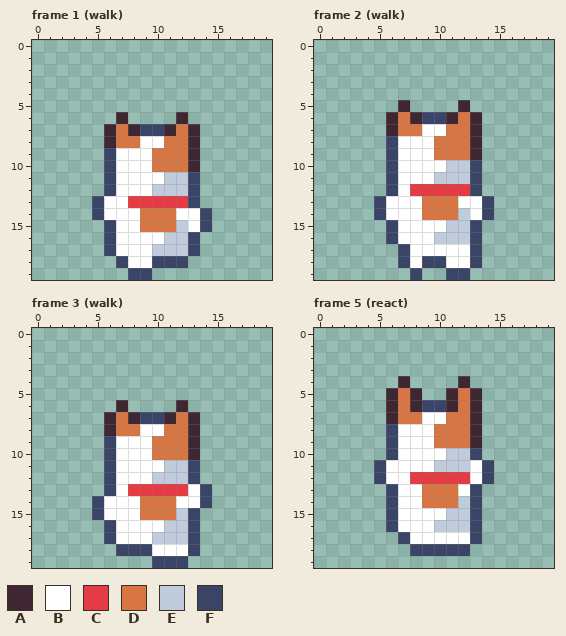
Two states of a pixel-art file, art/minis/dog-zippy@50.aseprite. This is how it looked before the edit.
20x20 pixels, 22 frames. Shown: frame 1 (walk), frame 2 (walk), frame 3 (walk), frame 5 (react). The commit also changed other frames, which this record leaves out.
Palette (. is transparent): A #3e2731  B #ffffff  C #e43b44  D #d77643  E #c0cbdc  F #3a4466
Pixels before, frame 1 (walk), first column x 5:
 6 ..A....A..
 7 .ADAFFADA.
 8 .ADDBBDDA.
 9 .FBBBDDDA.
10 .FBBBDDDA.
11 .FBBBBEEF.
12 .FBBBEEEF.
13 FBBCCCCCF.
14 FBBBDDDBBF
15 .FBBDDDEBF
16 .FBBBBEEF.
17 .FBBBEEEF.
18 ..FBBFFF..
19 ...FF.....
Pixels before, frame 2 (walk), first column x 5:
 5 ..A....A..
 6 .ADAFFADA.
 7 .ADDBBDDA.
 8 .FBBBDDDA.
 9 .FBBBDDDA.
10 .FBBBBEEF.
11 .FBBBEEEF.
12 .FBCCCCCF.
13 FBBBDDDBBF
14 FBBBDDDEBF
15 .FBBBBEEF.
16 .FBBBEEEF.
17 ..FBBBBBF.
18 ..FBFFBBF.
19 ...F..FF..
Pixels before, frame 3 (walk), first column x 5:
 6 ..A....A..
 7 .ADAFFADA.
 8 .ADDBBDDA.
 9 .FBBBDDDA.
10 .FBBBDDDA.
11 .FBBBBEEF.
12 .FBBBEEEF.
13 .FBCCCCCBF
14 FBBBDDDBBF
15 FBBBDDDEF.
16 .FBBBBEEF.
17 .FBBBEEEF.
18 ..FFFBBBF.
19 .....FFF..
Pixels before, frame 5 (react), first column x 5:
 4 ..A....A..
 5 .ADA..ADA.
 6 .ADAFFADA.
 7 .ADDBBDDA.
 8 .FBBBDDDA.
 9 .FBBBDDDA.
10 .FBBBBEEF.
11 FBBBBEEEBF
12 FBBCCCCCBF
13 .FBBDDDBF.
14 .FBBDDDEF.
15 .FBBBBEEF.
16 .FBBBEEEF.
17 ..FBBBBBF.
18 ...FFFFF..
And afterwards:
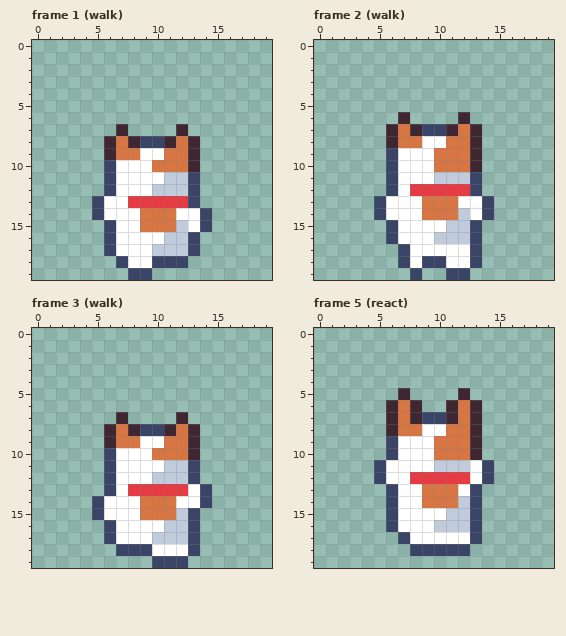
What changed:
{"where": "frame 1 (walk)"}
{"frame":1,"y":6,"x":7,"old":"A","new":"."}
{"frame":1,"y":6,"x":12,"old":"A","new":"."}
{"frame":1,"y":7,"x":6,"old":"ADAFFADA","new":".A....A."}
{"frame":1,"y":8,"x":8,"old":"DBBD","new":"AFFA"}
{"frame":1,"y":9,"x":6,"old":"FBB","new":"ADD"}
{"frame":1,"y":9,"x":10,"old":"D","new":"B"}
{"where": "frame 2 (walk)"}
{"frame":2,"y":5,"x":7,"old":"A","new":"."}
{"frame":2,"y":5,"x":12,"old":"A","new":"."}
{"frame":2,"y":6,"x":6,"old":"ADAFFADA","new":".A....A."}
{"frame":2,"y":7,"x":8,"old":"DBBD","new":"AFFA"}
{"frame":2,"y":8,"x":6,"old":"FBB","new":"ADD"}
{"frame":2,"y":8,"x":10,"old":"D","new":"B"}
{"frame":2,"y":10,"x":10,"old":"BEEF","new":"DDDA"}
{"where": "frame 3 (walk)"}
{"frame":3,"y":6,"x":7,"old":"A","new":"."}
{"frame":3,"y":6,"x":12,"old":"A","new":"."}
{"frame":3,"y":7,"x":6,"old":"ADAFFADA","new":".A....A."}
{"frame":3,"y":8,"x":8,"old":"DBBD","new":"AFFA"}
{"frame":3,"y":9,"x":6,"old":"FBB","new":"ADD"}
{"frame":3,"y":9,"x":10,"old":"D","new":"B"}
{"where": "frame 5 (react)"}
{"frame":5,"y":4,"x":7,"old":"A","new":"."}
{"frame":5,"y":4,"x":12,"old":"A","new":"."}
{"frame":5,"y":5,"x":6,"old":"ADA","new":".A."}
{"frame":5,"y":5,"x":11,"old":"ADA","new":".A."}
{"frame":5,"y":6,"x":9,"old":"FF","new":".."}
{"frame":5,"y":7,"x":8,"old":"DBBD","new":"AFFA"}
{"frame":5,"y":8,"x":6,"old":"FBB","new":"ADD"}
{"frame":5,"y":8,"x":10,"old":"D","new":"B"}
{"frame":5,"y":10,"x":10,"old":"BEEF","new":"DDDA"}
{"label":"changed","picture_box":[104,112,200,160]}
{"label":"changed","picture_box":[386,100,482,172]}
{"label":"changed","picture_box":[104,400,200,448]}
{"label":"changed","picture_box":[386,376,482,460]}
